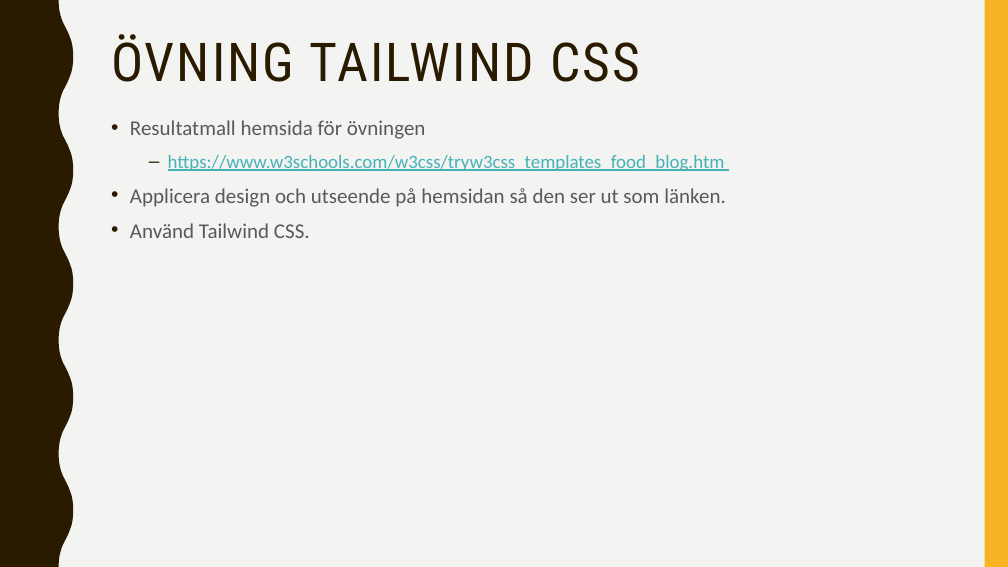
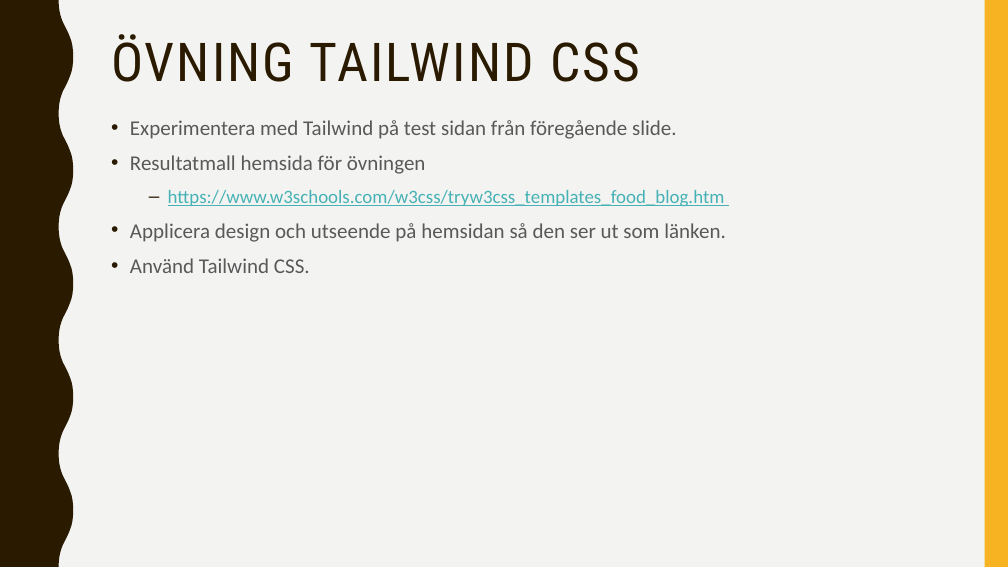
Before and after one commit to abbjetmus/programmering, a slide deck: slide 14 of Blogg-Projektet/Bygga-Blogg.pptx. Drawn at 1008x567 pixels with LibreOffice and Linux fonts; fonts in the diff are those of the drawing. Boxes give left, top, right and bottom in pixels: in the first picture for what was removed or moved away, otherwise in the second. Text is boxed around its words. In the diff, an @@ line names an element or a change of style, - is before the commit and + after.

```diff
--- a/Blogg-Projektet/Bygga-Blogg.pptx
+++ b/Blogg-Projektet/Bygga-Blogg.pptx
@@ text at <box>130,120,677,139</box>: paragraph added @@
+• Experimentera med Tailwind på test sidan från föregående slide.
```
Also in this commit, not shown: 3 other slides changed.
